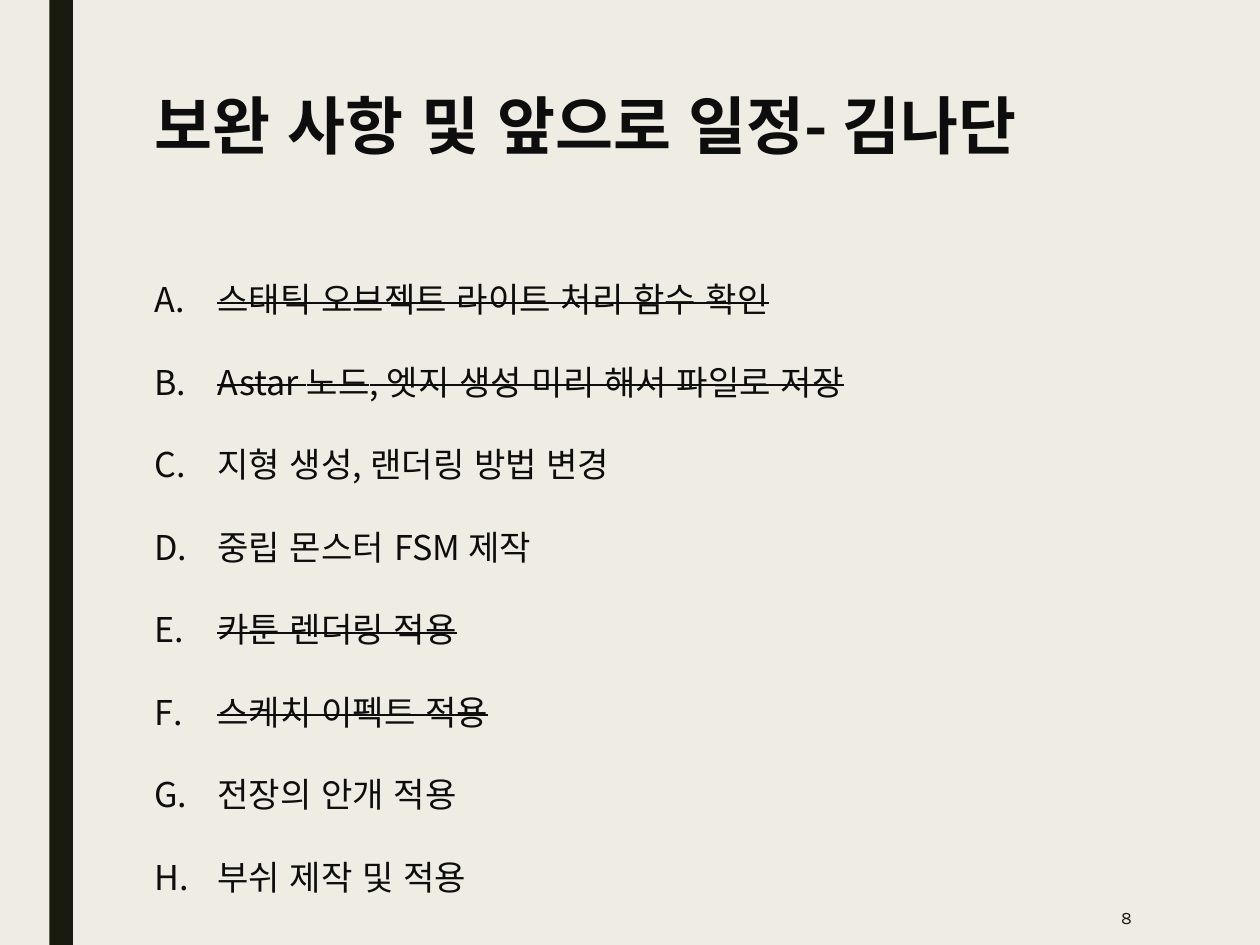
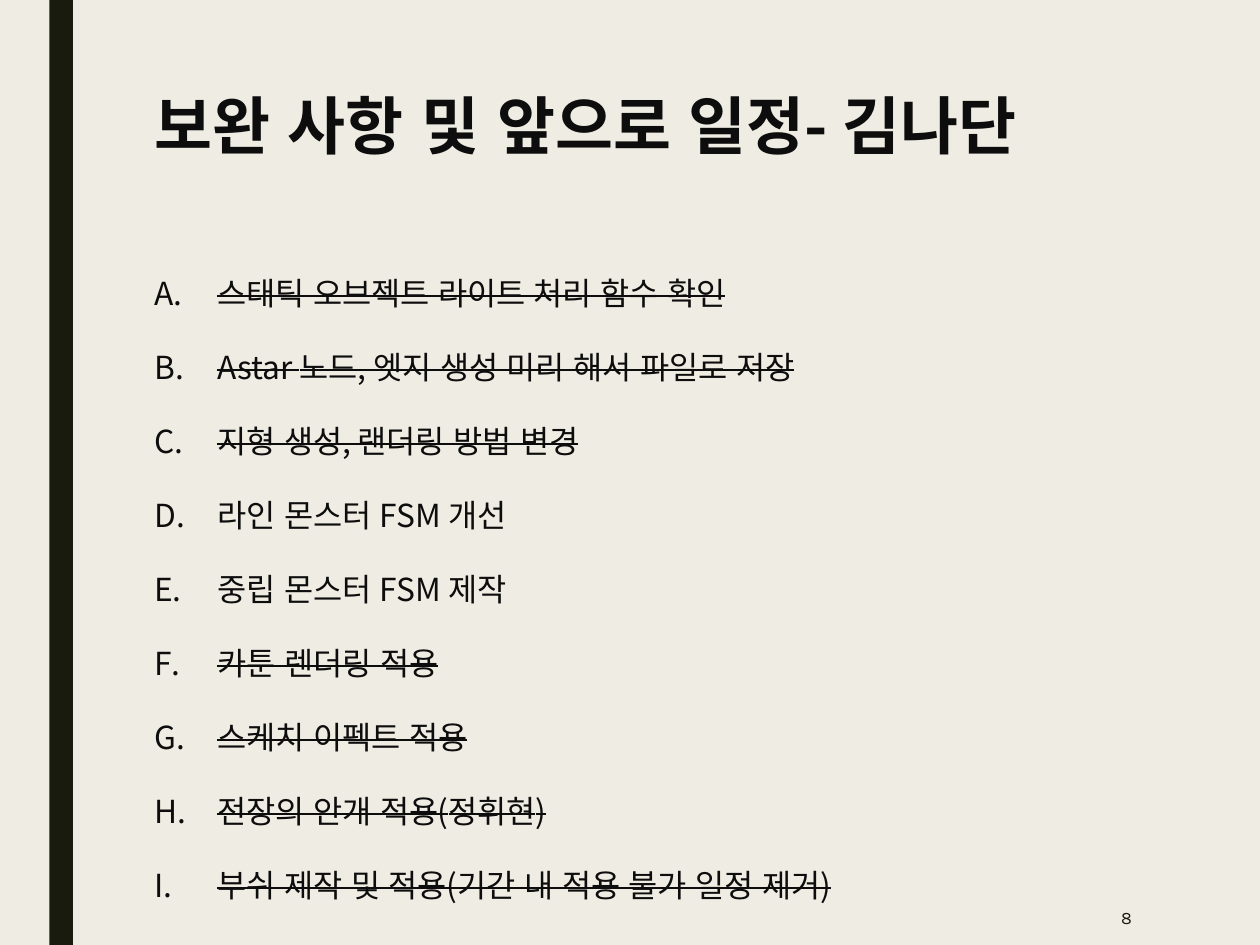
Before and after one commit to Kim2Kang/Documents, a slide deck: slide 8 of 진행사항.pptx. Drawn at 1260x945 pixels with LibreOffice and Linux fonts; fonts in the diff are those of the drawing. Boxes give left, top, right and bottom in pixels: in the first picture for what was removed or moved away, otherwise in the second. Text is boxed around its words. In the diff, an @@ line names an element or a change of style, - is before the commit and + after.

Commit message:
현재까지 진행사항 및 앞으로 해야할 것 정리 업데이트

```diff
--- a/진행사항.pptx
+++ b/진행사항.pptx
@@ text at [217,278,795,752]: size 19.5 to 18 pt in "스태틱 오브젝트 라이트 처리 함수 확인", "Astar 노드, 엣지 생성 미리 해서 파일로 ...", "지형 생성, 랜더링 방법 변경", "중립 몬스터 FSM 제작" and 2 more places; strikethrough on in "지형 생성, 랜더링 방법 변경"; line spacing 1.5 to 1.4 @@
@@ text at [217,500,506,530]: paragraph added @@
+D. 라인 몬스터 FSM 개선
@@ text at [217,796,831,903]: text changed; size 19.5 to 18 pt @@
-G. 전장의 안개 적용
-H. 부쉬 제작 및 적용
+H. 전장의 안개 적용(정휘현)
+I. 부쉬 제작 및 적용(기간 내 적용 불가 일정 제거)
```
Also in this commit, not shown: 1 slide added.
